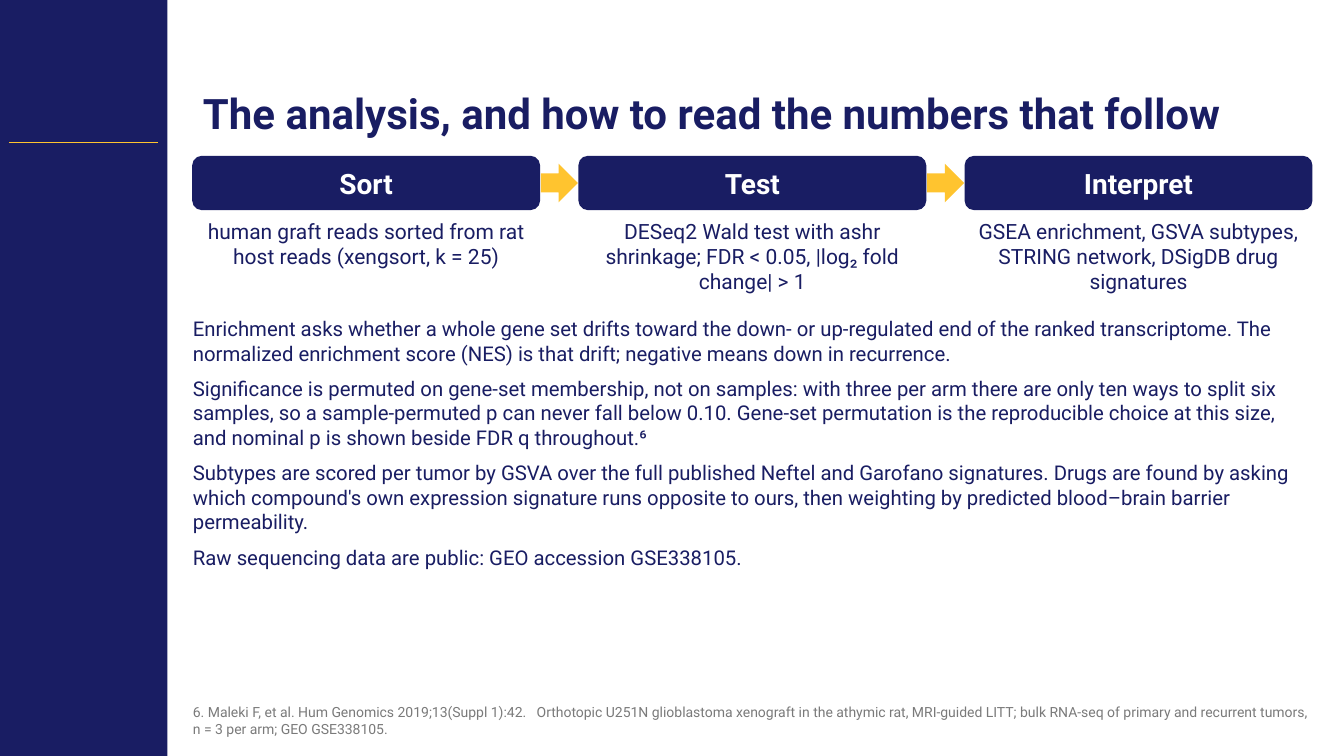
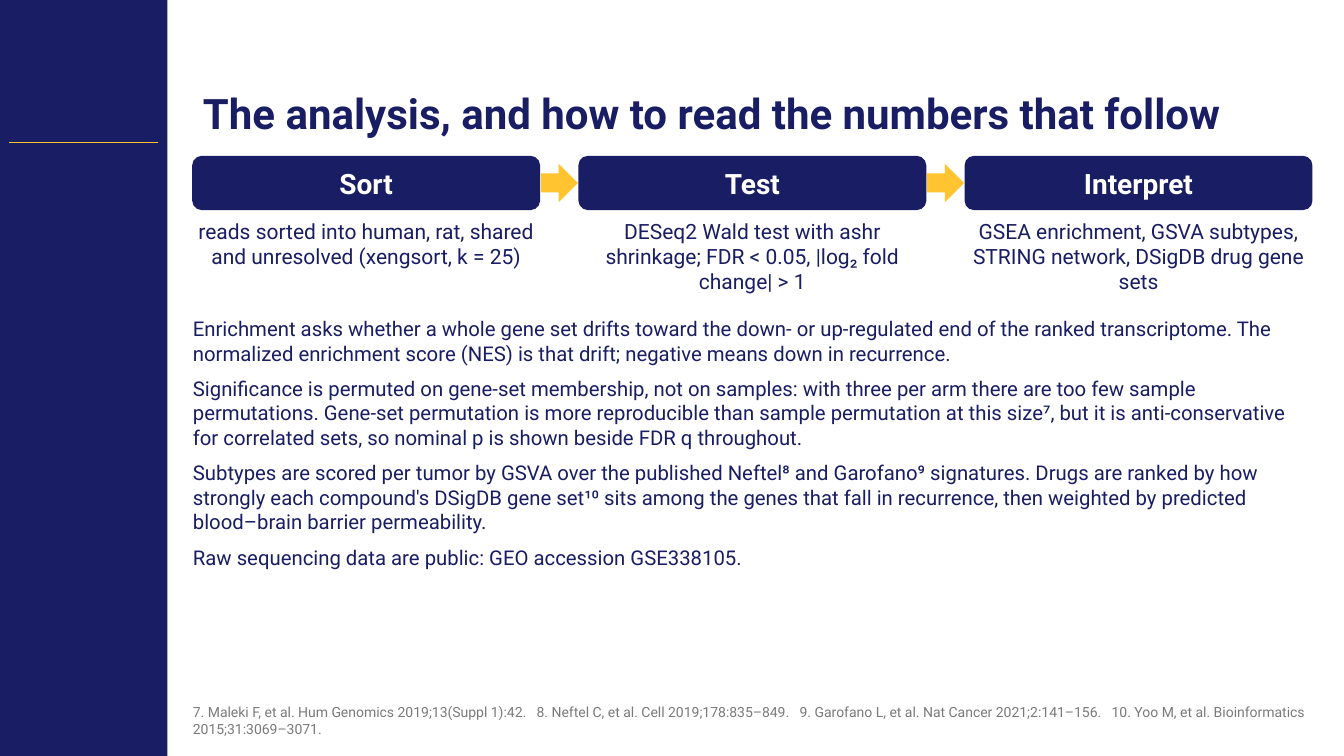
Before and after one commit to Gregory-Schwing-MD-PhD/u251-xenograft-rat-RNASeq-study, a slide deck: slide 7 of SLIDES/CNS2026_Schwing_Abstract418_CNStemplate.pptx (slide 6 before the commit). Drawn at 1344x756 pixels with LibreOffice and Linux fonts; fonts in the diff are those of the drawing; background and template pictures are left out. Boxes give left, top, right and bottom in pixels: in the first picture for what was removed or moved away, otherwise in the second. Text is boxed around its words. In the diff, an @@ line names an element or a change of style, - is before the commit and + after.

```diff
--- a/SLIDES/CNS2026_Schwing_Abstract418_CNStemplate.pptx
+++ b/SLIDES/CNS2026_Schwing_Abstract418_CNStemplate.pptx
@@ text at (198, 223, 534, 269): text changed @@
-human graft reads sorted from rat host reads (xengsort, k = 25)
+reads sorted into human, rat, shared and unresolved (xengsort, k = 25)
@@ text at (973, 223, 1304, 290): text changed @@
-GSEA enrichment, GSVA subtypes, STRING network, DSigDB drug signatures
+GSEA enrichment, GSVA subtypes, STRING network, DSigDB drug gene sets
@@ text at (193, 380, 1285, 534): text changed @@
-Significance is permuted on gene-set membership, not on samples: with three per arm there are only ten ways to split six samples, so a sample-permuted p can never fall below 0.10. Gene-set permutation is the reproducible choice at this size, and nominal p is shown beside FDR q throughout.⁶
-Subtypes are scored per tumor by GSVA over the full published Neftel and Garofano signatures. Drugs are found by asking which compound's own expression signature runs opposite to ours, then weighting by predicted blood–brain barrier permeability.
+Significance is permuted on gene-set membership, not on samples: with three per arm there are too few sample permutations. Gene-set permutation is more reproducible than sample permutation at this size⁷, but it is anti-conservative for correlated sets, so nominal p is shown beside FDR q throughout.
+Subtypes are scored per tumor by GSVA over the published Neftel⁸ and Garofano⁹ signatures. Drugs are ranked by how strongly each compound's DSigDB gene set¹⁰ sits among the genes that fall in recurrence, then weighted by predicted blood–brain barrier permeability.
@@ text at (193, 706, 1305, 736): text changed @@
-6. Maleki F, et al. Hum Genomics 2019;13(Suppl 1):42. Orthotopic U251N glioblastoma xenograft in the athymic rat, MRI-guided LITT; bulk RNA-seq of primary and recurrent tumors, n = 3 per arm; GEO GSE338105.
+7. Maleki F, et al. Hum Genomics 2019;13(Suppl 1):42. 8. Neftel C, et al. Cell 2019;178:835–849. 9. Garofano L, et al. Nat Cancer 2021;2:141–156. 10. Yoo M, et al. Bioinformatics 2015;31:3069–3071.
```
Also in this commit, not shown: 16 other slides changed, 7 slides added, 1 slide removed, 51 other files.
